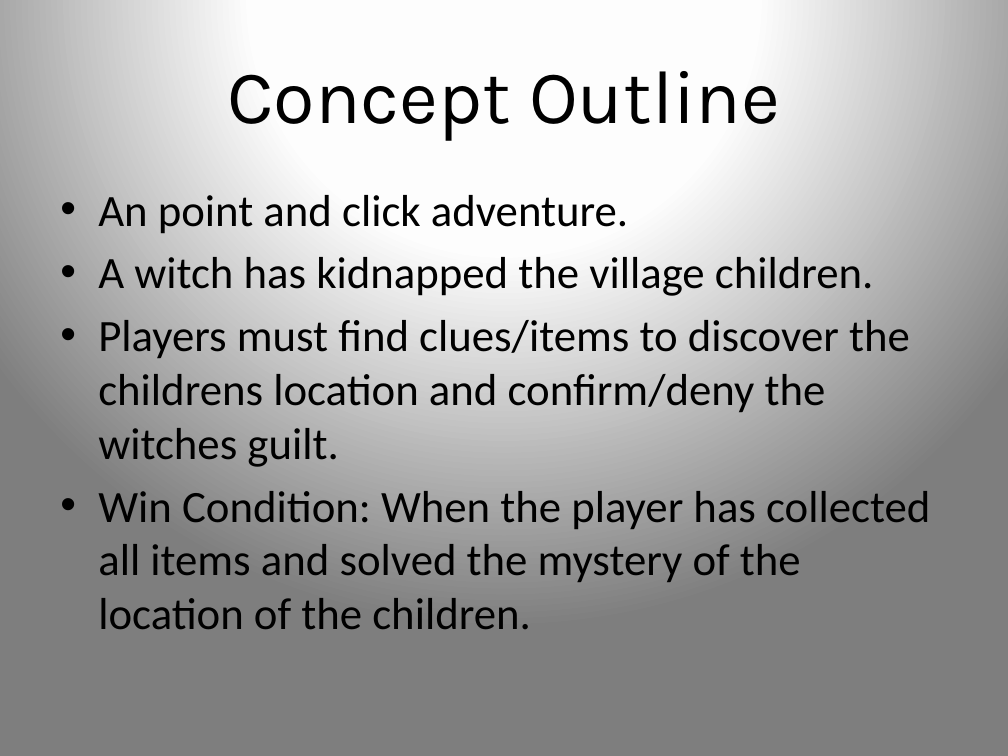
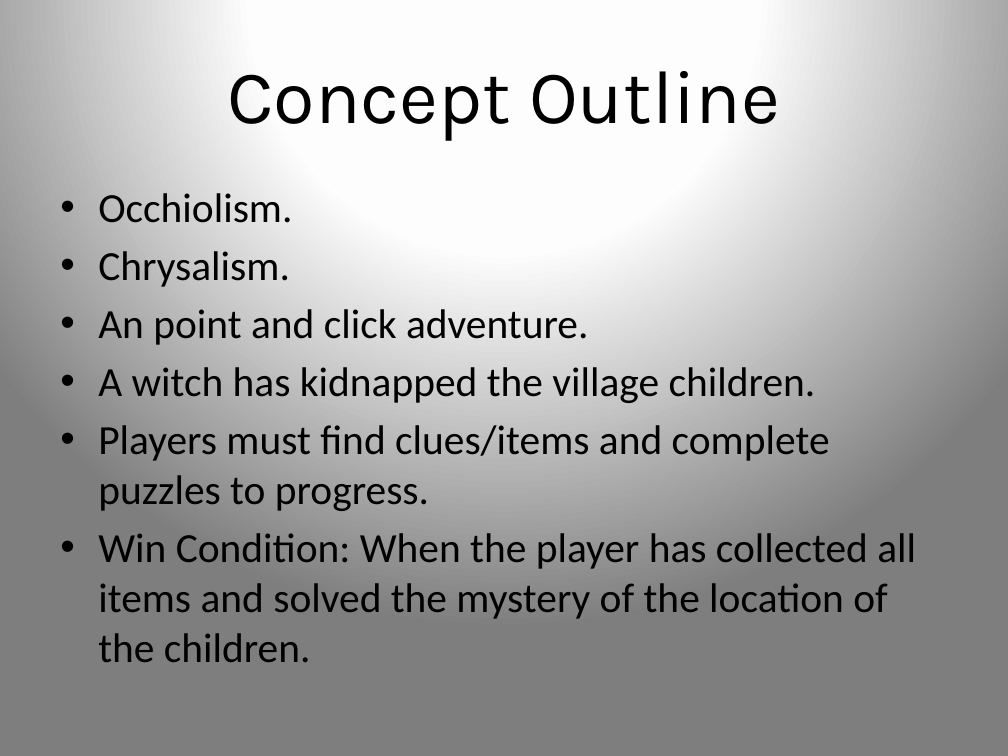
Before and after one commit to UoSGamesGroups/first-semester-l4-5-group-3, a slide deck: slide 3 of Presentations/presentation1.pptx. Drawn at 1008x756 pixels with LibreOffice and Linux fonts; fonts in the diff are those of the drawing. Boxes give left, top, right and bottom in pixels: in the first picture for what was removed or moved away, otherwise in the second. Text is boxed around its words. In the diff, an @@ line names an element or a change of style, - is before the commit and + after.

```diff
--- a/Presentations/presentation1.pptx
+++ b/Presentations/presentation1.pptx
@@ text at <box>98,193,292,287</box>: paragraphs added @@
+• Occhiolism.
+• Chrysalism.
@@ text at <box>98,309,916,662</box>: size 32 to 29.6 pt in "An point and click adventure.", "A witch has kidnapped the village children.", "Win Condition: When the player has collected ..." @@
@@ text at <box>98,425,830,511</box>: text changed; size 32 to 29.6 pt @@
-• Players must find clues/items to discover the childrens location and confirm/deny the witches guilt.
+• Players must find clues/items and complete puzzles to progress.
```
Also in this commit, not shown: 5 other slides changed, 1 slide removed, 1 other file.
